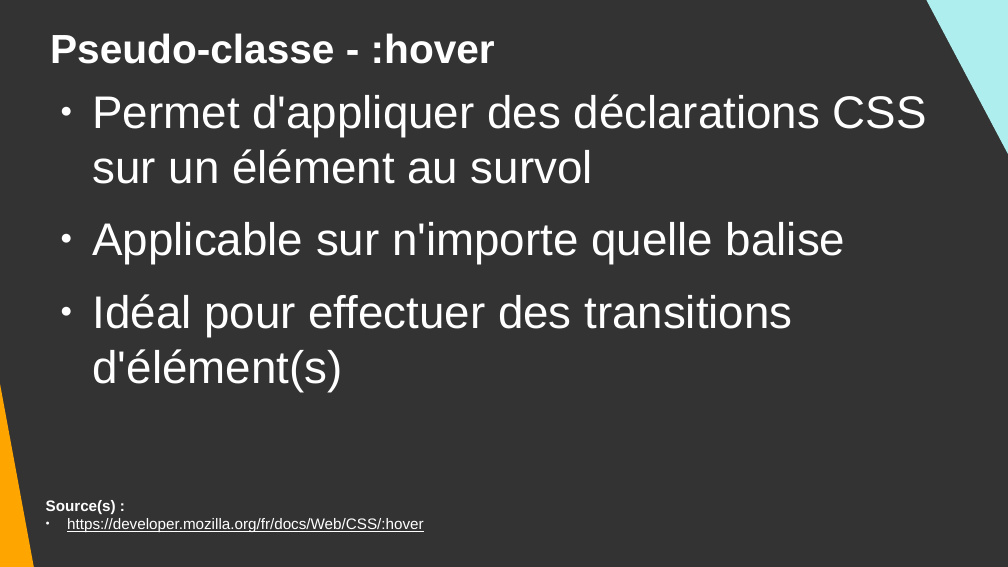
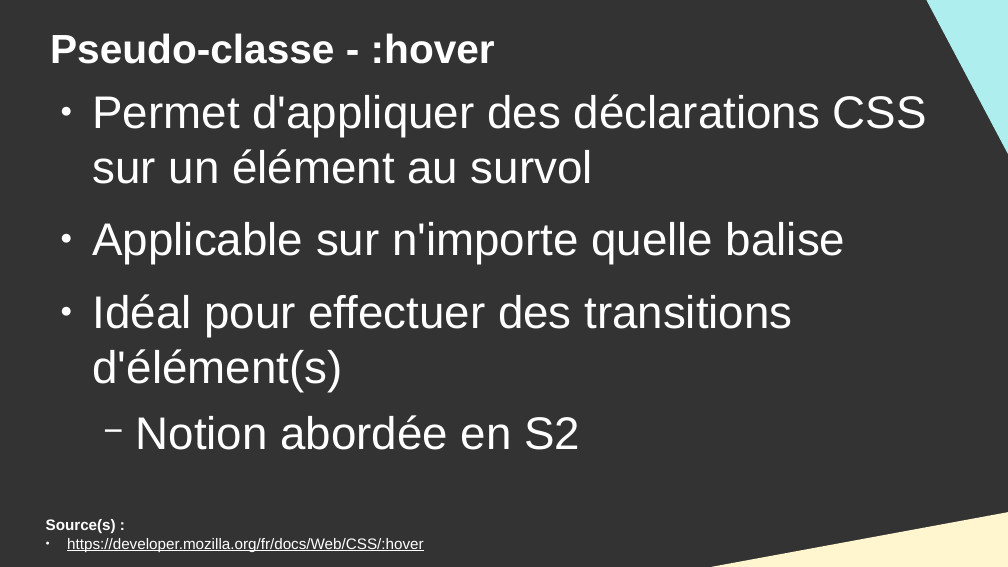
Before and after one commit to DanYellow/cours, a slide deck: slide 34 of integration-web-s1/travaux-pratiques/numero-6/presentation.odp (slide 30 before the commit). Drawn at 1008x567 pixels with LibreOffice and Linux fonts; fonts in the diff are those of the drawing. Boxes give left, top, right and bottom in pixels: in the first picture for what was removed or moved away, otherwise in the second. Text is boxed around its words. In the diff, an @@ line names an element or a change of style, - is before the commit and + after.

```diff
--- a/integration-web-s1/travaux-pratiques/numero-6/presentation.odp
+++ b/integration-web-s1/travaux-pratiques/numero-6/presentation.odp
@@ right triangle removed at <box>0,87,37,567</box> @@
@@ text at <box>136,415,580,450</box>: paragraph added @@
+  − Notion abordée en S2
@@ right triangle added at <box>584,499,1008,567</box>, fill #FFF5CE @@
@@ text "Source(s) :": place and size @@
-text "Source(s) :" at <box>46,500,423,532</box>
+text "Source(s) :" at <box>46,519,423,552</box>
```
Also in this commit, not shown: 17 other slides changed, 4 slides added, 3 other files.
